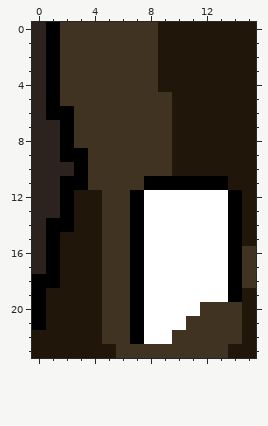
Pixel-art file, stored at Assets/Resources/Sprites/Cards/hiddenace.aseprite. The picture above was drawn from the file before the commit.
16x24 pixels, 1 frame.
After the commit:
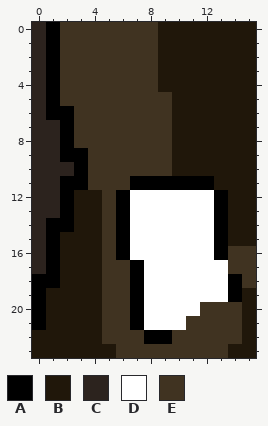
Palette (. is transparent): A #000000  B #20170a  C #2c231e  D #ffffff  E #403321
Edits made:
Colour A replaces colour D in rows 12 to 16 at x 13; in row 22 at x 8 to 9.
Colour A replaces colour E in row 11 at x 7; in rows 12 to 16 at x 6.
Colour B replaces colour A in row 11 at x 13; in rows 12 to 15 at x 14.
Colour D replaces colour A in rows 12 to 16 at x 7.
Colour E replaces colour A in rows 16 to 17 at x 14; in row 22 at x 7.
